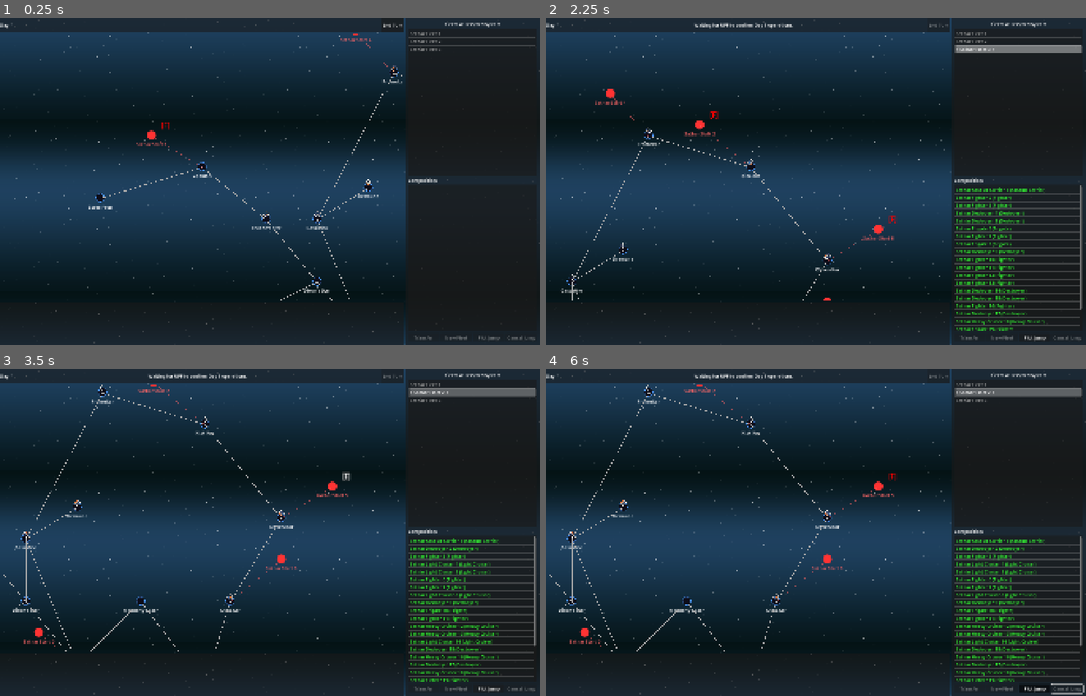
Above: before the commit, frames 1-4 (two rows, left to right).
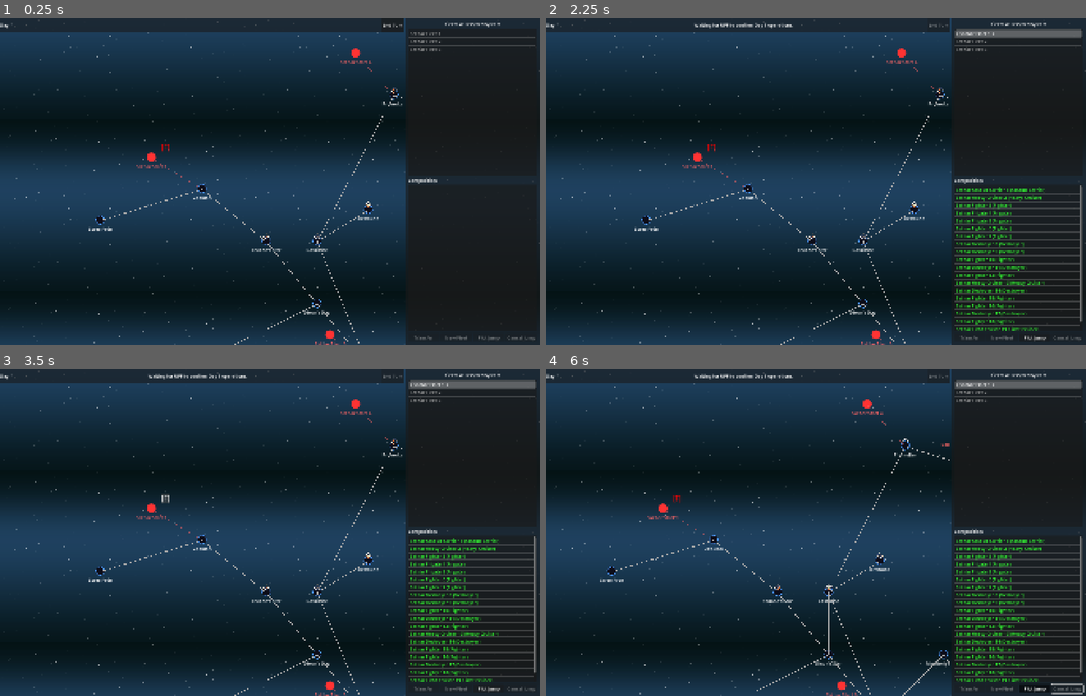
Above: after the commit, the same moments.

Repository: jjeffers/sf-kh-simulator
Game: Godot game, scene res://Scenes/CampaignMap.tscn
The game is run twice, just before and just after one commit, with the same random seed, the same clock (stepped at 60 frames per second) and the same inputs. This scene is started directly instead of the project's main scene.
Inputs (mouse positions are in pixels of both pictures, inside the frame that each line leads up to):
- Up to frame 1 (0.25 s): no input
- Up to frame 2 (2.25 s): click "End Turn" at 0.5 s; click "[F]" at 1.25 s; click "[F]" at 2 s
- Up to frame 3 (3.5 s): click "[F]" at 2.75 s
- Up to frame 4 (6 s): click "[F]" at 3.5 s; click "[F]" at 4.25 s; click "Plot Jump" at 5 s; tap Enter at 5.75 s; move the mouse to (934, 516) at 5.77 s; hold Right (ui_right) from 5.78 s (still down); hold E from 5.78 s (still down); click (934, 516) at 5.92 s

The runs differ from the first frame. In frame 1, 4.7% of the frame differs, in the area x 0-75%, y 4-100%; in frame 2, 6.7%; in frame 3, 7.5%; in frame 4, 7.7%, in the area x 0-100%, y 3-100%.

Commit message:
refactor(ui): Consolidate EventLog and Developer Console into a single bottom-anchored overlay

Diff:
--- a/Scenes/CampaignMap.tscn
+++ b/Scenes/CampaignMap.tscn
@@ -90,13 +90,6 @@
 grow_vertical = 2
 mouse_filter = 2
 
-[node name="EventLogPanel" type="PanelContainer" parent="HBoxContainer/VBoxLeft"]
-layout_mode = 2
-custom_minimum_size = Vector2(0, 150)
-
-[node name="EventLogText" type="RichTextLabel" parent="HBoxContainer/VBoxLeft/EventLogPanel"]
-layout_mode = 2
-
 [node name="VBoxRight" type="VBoxContainer" parent="HBoxContainer"]
 layout_mode = 2
 size_flags_horizontal = 3
--- a/Scripts/CampaignMap.gd
+++ b/Scripts/CampaignMap.gd
@@ -7,7 +7,6 @@
 @onready var systems_container = $HBoxContainer/VBoxLeft/MapView/MapContainer/SystemsContainer
 @onready var routes_container = $HBoxContainer/VBoxLeft/MapView/MapContainer/RoutesContainer
 @onready var fleets_container = $HBoxContainer/VBoxLeft/MapView/MapContainer/FleetsContainer
-@onready var event_log = $HBoxContainer/VBoxLeft/EventLogPanel/EventLogText
 
 @onready var fleet_list = $HBoxContainer/VBoxRight/Panel/VBox/FleetList
 @onready var ship_list_ui = $HBoxContainer/VBoxRight/Panel/VBox/ShipList
@@ -130,9 +129,6 @@
 	layer.add_child(rect)
 
 func _log_event(msg: String):
-	event_log.text += "\nLOG Day %d: %s" % [campaign.current_day, msg]
-	# Auto-scroll
-	event_log.scroll_to_line(event_log.get_line_count() - 1)
 	ConsoleManager.log_message(msg)
 
 func _on_map_data_loaded():
--- a/Scripts/ConsoleManager.gd
+++ b/Scripts/ConsoleManager.gd
@@ -14,7 +14,7 @@
 
 	panel = PanelContainer.new()
 	panel.custom_minimum_size = Vector2(0, 300)
-	panel.set_anchors_preset(Control.PRESET_TOP_WIDE)
+	panel.set_anchors_preset(Control.PRESET_BOTTOM_WIDE)
 
 	# Transparent black background
 	var style = StyleBoxFlat.new()
